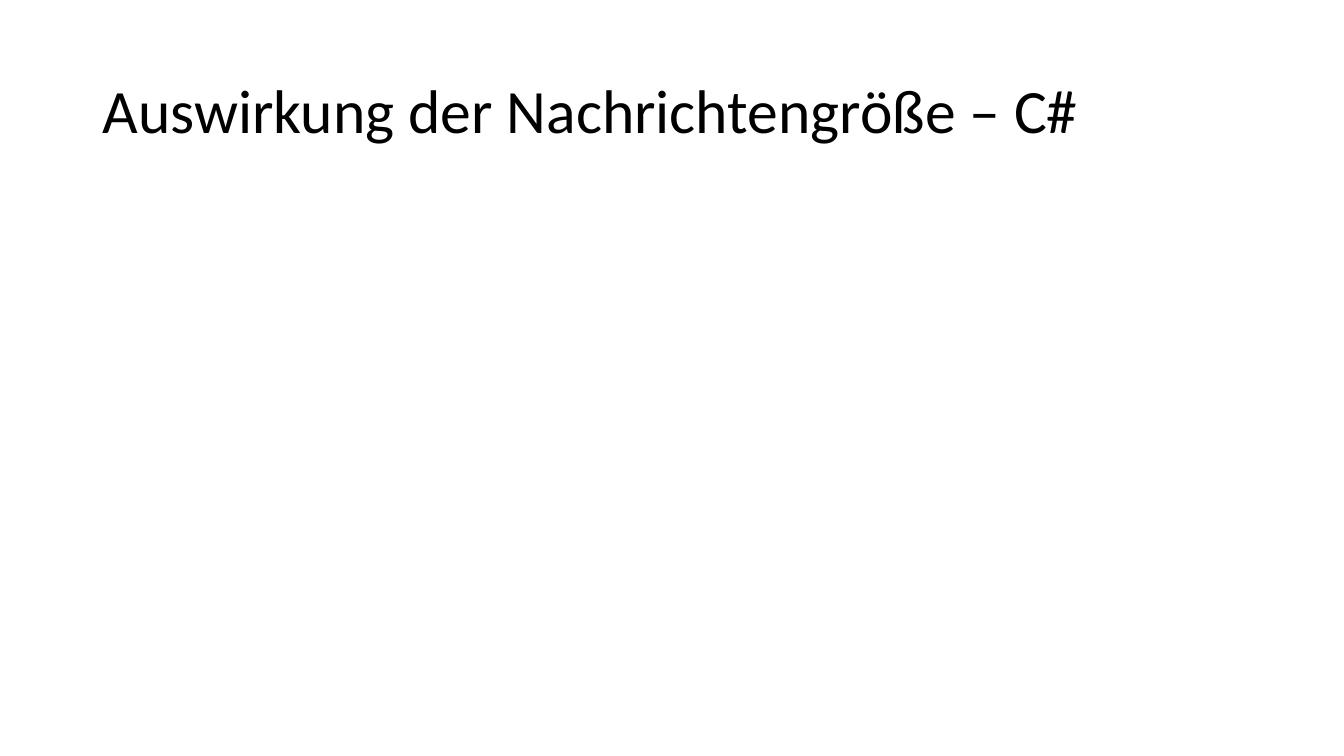
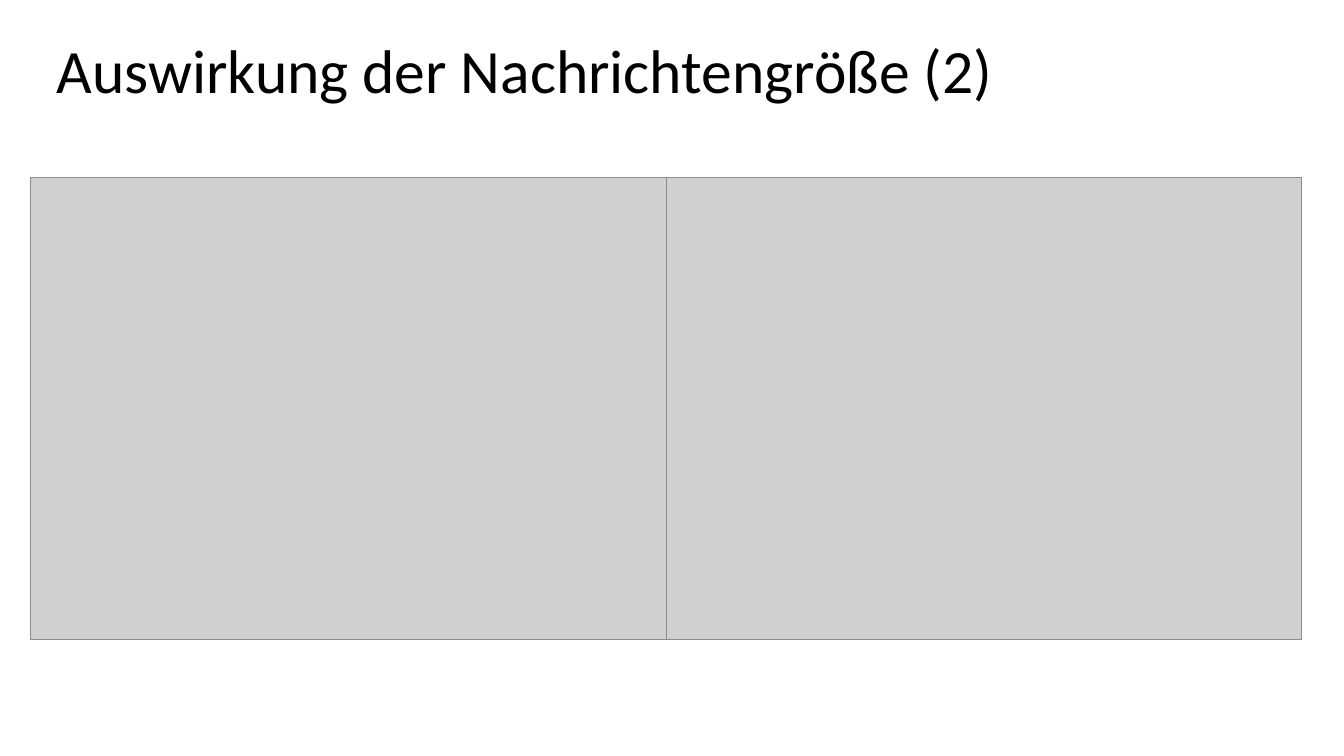
Before and after one commit to ZeraPain/MQTT-Benchmark, a slide deck: slide 6 of documents/MQTT-Benchmark.pptx. Drawn at 1344x756 pixels with LibreOffice and Linux fonts; fonts in the diff are those of the drawing; grey boxes stand for pictures; background and template pictures are left out. Boxes give left, top, right and bottom in pixels: in the first picture for what was removed or moved away, otherwise in the second. Text is boxed around its words. In the diff, an @@ line names an element or a change of style, - is before the commit and + after.

```diff
--- a/documents/MQTT-Benchmark.pptx
+++ b/documents/MQTT-Benchmark.pptx
@@ title at (57,48,992,104): text changed @@
-Auswirkung der Nachrichtengröße – C#
+Auswirkung der Nachrichtengröße (2)
@@ picture added at (30,177,666,639) @@
@@ picture added at (666,177,1303,639) @@
```
Also in this commit, not shown: 3 other slides changed, 2 slides added, 2 slides removed, 7 other files.
